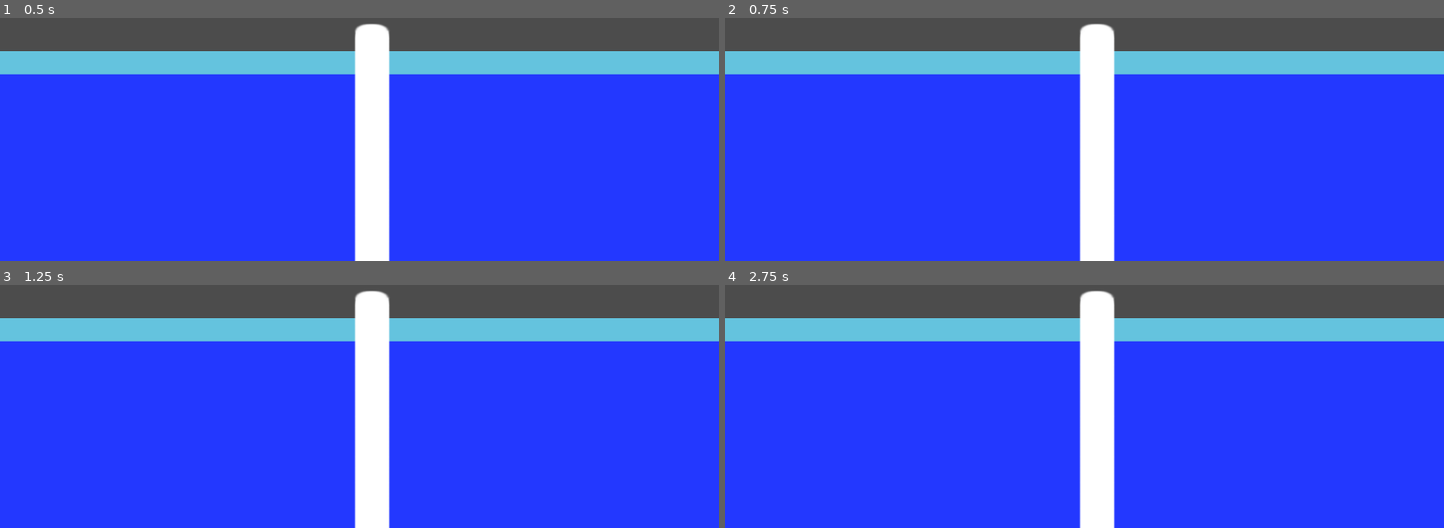
Above: before the commit, frames 1-4 (two rows, left to right).
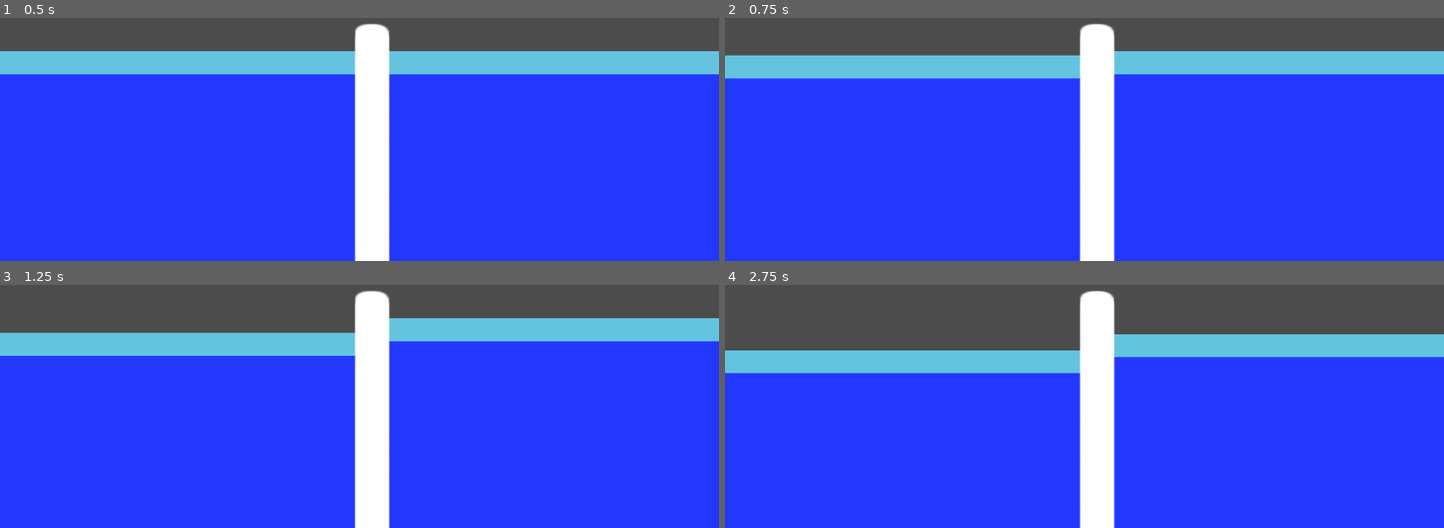
Above: after the commit, the same moments.

Repository: TeamGalileoRobotics/whippo
Game: Godot game, scene res://main.tscn
The game is run twice, just before and just after one commit, with the same random seed, the same clock (stepped at 60 frames per second) and the same inputs.
Inputs:
- Up to frame 1 (0.5 s): no input
- Up to frame 2 (0.75 s): tap Enter at 0.5 s; hold D (playerLeft_right, bound only before the commit) from 0.53 s (still down); hold Down (player2_down, bound only after the commit) from 0.53 s (still down)
- Up to frame 3 (1.25 s): keep holding D (playerLeft_right, bound only before the commit); keep holding Down (player2_down, bound only after the commit); tap Up (player2_up, bound only after the commit) at 0.8 s
- Up to frame 4 (2.75 s): tap Space at 1.25 s; release D (playerLeft_right, bound only before the commit) at 1.28 s; release Down (player2_down, bound only after the commit) at 1.28 s; hold S (player1_down, bound only after the commit) 1.28-2.03 s; tap Up (player2_up, bound only after the commit) at 1.35, 2.3 s; tap Down (player2_down, bound only after the commit) at 1.55 s; tap Enter at 2 s; hold D (playerLeft_right, bound only before the commit) from 2.03 s (still down); hold Down (player2_down, bound only after the commit) from 2.03 s (still down)

Frame 1 is identical in both runs. In frame 2, 2.0% of the frame differs, in the area x 0-50%, y 13-26%; in frame 3, 6.2%; in frame 4, 18%, in the area x 0-100%, y 13-37%.

Commit message:
Resolve keybinding problems

Diff:
--- a/project.godot
+++ b/project.godot
@@ -16,25 +16,13 @@
 
 [input]
 
-playerLeft_up=[ Object(InputEventKey,"resource_local_to_scene":false,"resource_name":"","device":0,"alt":false,"shift":false,"control":false,"meta":false,"command":false,"pressed":false,"scancode":87,"unicode":0,"echo":false,"script":null)
+player1_up=[ Object(InputEventKey,"resource_local_to_scene":false,"resource_name":"","device":0,"alt":false,"shift":false,"control":false,"meta":false,"command":false,"pressed":false,"scancode":87,"unicode":0,"echo":false,"script":null)
  ]
-playerRight_up=[ Object(InputEventKey,"resource_local_to_scene":false,"resource_name":"","device":0,"alt":false,"shift":false,"control":false,"meta":false,"command":false,"pressed":false,"scancode":16777232,"unicode":0,"echo":false,"script":null)
-, Object(InputEventKey,"resource_local_to_scene":false,"resource_name":"","device":0,"alt":false,"shift":false,"control":false,"meta":false,"command":false,"pressed":false,"scancode":73,"unicode":0,"echo":false,"script":null)
+player1_down=[ Object(InputEventKey,"resource_local_to_scene":false,"resource_name":"","device":0,"alt":false,"shift":false,"control":false,"meta":false,"command":false,"pressed":false,"scancode":83,"unicode":0,"echo":false,"script":null)
  ]
-playerLeft_down=[ Object(InputEventKey,"resource_local_to_scene":false,"resource_name":"","device":0,"alt":false,"shift":false,"control":false,"meta":false,"command":false,"pressed":false,"scancode":83,"unicode":0,"echo":false,"script":null)
+player2_up=[ Object(InputEventKey,"resource_local_to_scene":false,"resource_name":"","device":0,"alt":false,"shift":false,"control":false,"meta":false,"command":false,"pressed":false,"scancode":16777232,"unicode":0,"echo":false,"script":null)
  ]
-playerRight_down=[ Object(InputEventKey,"resource_local_to_scene":false,"resource_name":"","device":0,"alt":false,"shift":false,"control":false,"meta":false,"command":false,"pressed":false,"scancode":16777234,"unicode":0,"echo":false,"script":null)
-, Object(InputEventKey,"resource_local_to_scene":false,"resource_name":"","device":0,"alt":false,"shift":false,"control":false,"meta":false,"command":false,"pressed":false,"scancode":75,"unicode":0,"echo":false,"script":null)
- ]
-playerLeft_left=[ Object(InputEventKey,"resource_local_to_scene":false,"resource_name":"","device":0,"alt":false,"shift":false,"control":false,"meta":false,"command":false,"pressed":false,"scancode":65,"unicode":0,"echo":false,"script":null)
- ]
-playerLeft_right=[ Object(InputEventKey,"resource_local_to_scene":false,"resource_name":"","device":0,"alt":false,"shift":false,"control":false,"meta":false,"command":false,"pressed":false,"scancode":68,"unicode":0,"echo":false,"script":null)
- ]
-playerRight_left=[ Object(InputEventKey,"resource_local_to_scene":false,"resource_name":"","device":0,"alt":false,"shift":false,"control":false,"meta":false,"command":false,"pressed":false,"scancode":74,"unicode":0,"echo":false,"script":null)
-, Object(InputEventKey,"resource_local_to_scene":false,"resource_name":"","device":0,"alt":false,"shift":false,"control":false,"meta":false,"command":false,"pressed":false,"scancode":16777231,"unicode":0,"echo":false,"script":null)
- ]
-playerRight_right=[ Object(InputEventKey,"resource_local_to_scene":false,"resource_name":"","device":0,"alt":false,"shift":false,"control":false,"meta":false,"command":false,"pressed":false,"scancode":76,"unicode":0,"echo":false,"script":null)
-, Object(InputEventKey,"resource_local_to_scene":false,"resource_name":"","device":0,"alt":false,"shift":false,"control":false,"meta":false,"command":false,"pressed":false,"scancode":16777233,"unicode":0,"echo":false,"script":null)
+player2_down=[ Object(InputEventKey,"resource_local_to_scene":false,"resource_name":"","device":0,"alt":false,"shift":false,"control":false,"meta":false,"command":false,"pressed":false,"scancode":16777234,"unicode":0,"echo":false,"script":null)
  ]
 
 [rendering]
Not shown, added: sprites/hippo.png.import
